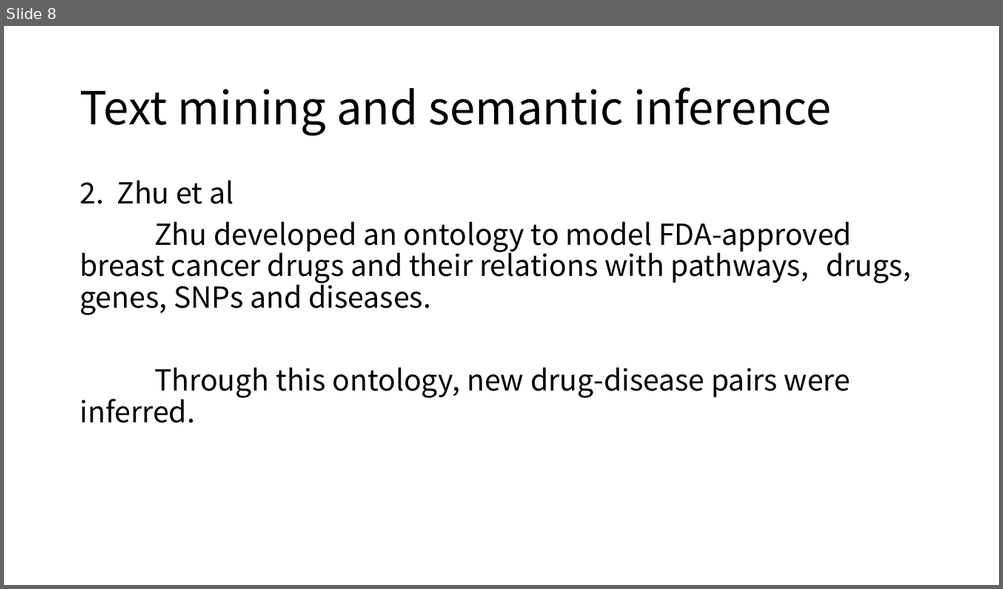
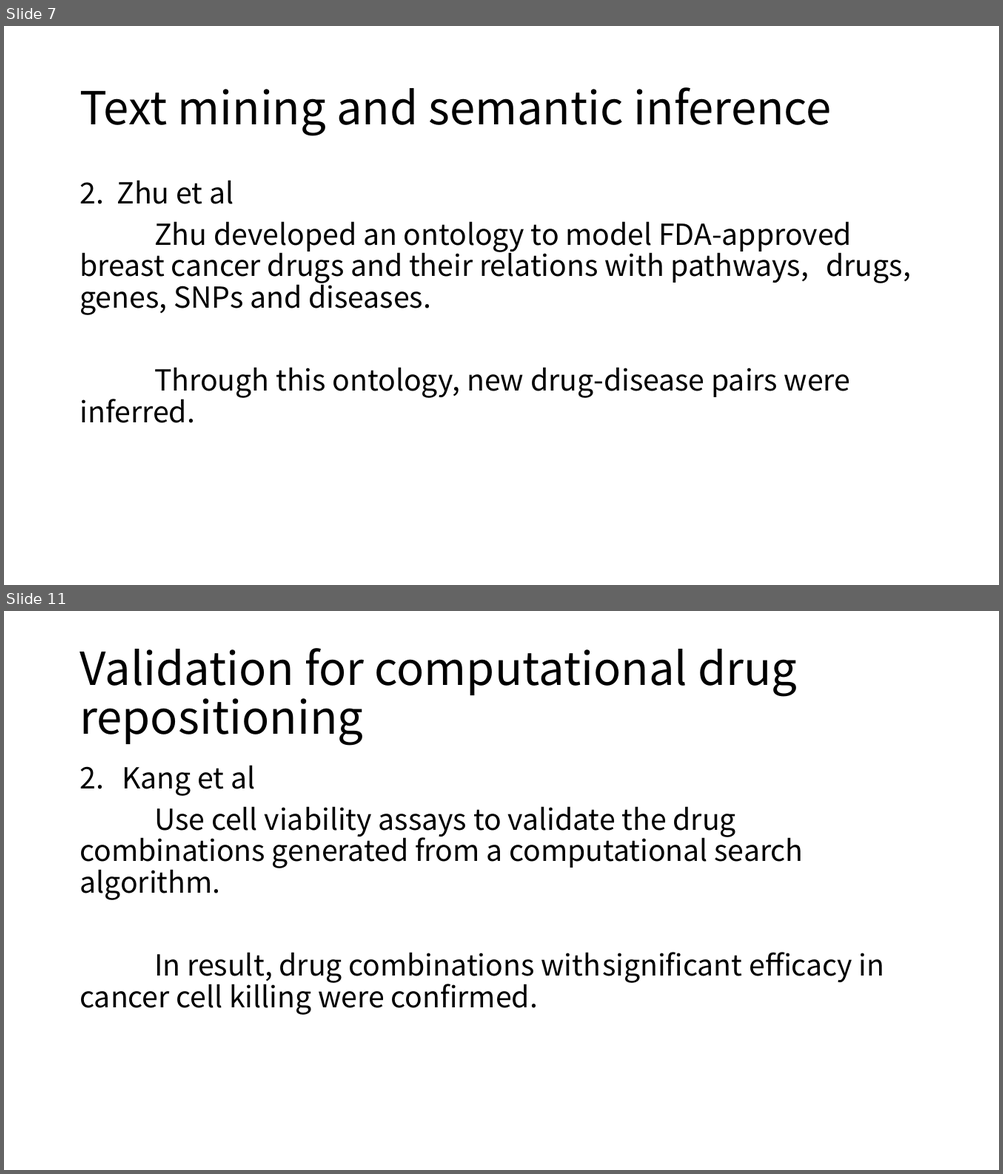
Before and after one commit to moklise/TIL, a slide deck: Review/[2] A Survey Off Current Trends In Computational Drug/A survey of current trends in computational drug.pptx. Shown one above the other, each under a label of ours: slide 8 before the commit, slides 7 and 11 after it; the slides between them are not shown. The pictures are 1003x589 and 1003x1174 pixels, drawn with LibreOffice and Linux fonts; fonts in the diff are those of the drawing. Boxes give left, top, right and bottom in pixels: in the first picture for what was removed or moved away, otherwise in the second. Text is boxed around its words. In the diff, an @@ line names an element or a change of style, - is before the commit and + after.

```diff
--- a/Review/[2] A Survey Off Current Trends In Computational Drug/A survey of current trends in computational drug.pptx
+++ b/Review/[2] A Survey Off Current Trends In Computational Drug/A survey of current trends in computational drug.pptx
@@ slide 11 added at box(4, 611, 999, 1170), background #FFFFFF @@
@@ title added at box(79, 648, 797, 746), 44 pt, text #000000 @@
+Validation for computational drug repositioning
@@ text added at box(79, 765, 885, 1015), 28 pt, text #000000 @@
+2. Kang et al
+Use cell viability assays to validate the drug combinations generated from a computational search algorithm.
+In result, drug combinations with significant efficacy in cancer cell killing were confirmed.
@@ what was slide 8 is now slide 7 @@
```
Also in this commit, not shown: 9 slides changed, 1 other slide added, 1 slide removed.
